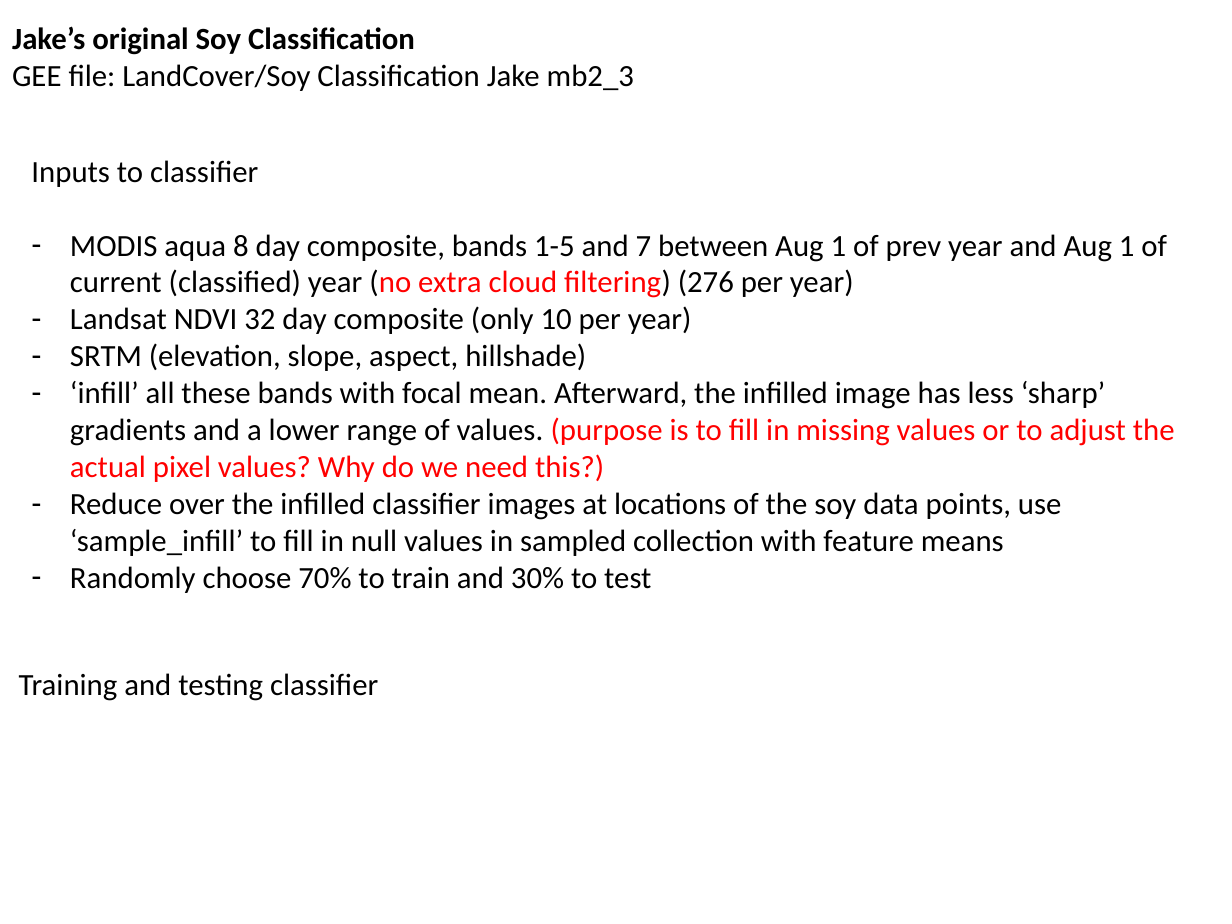
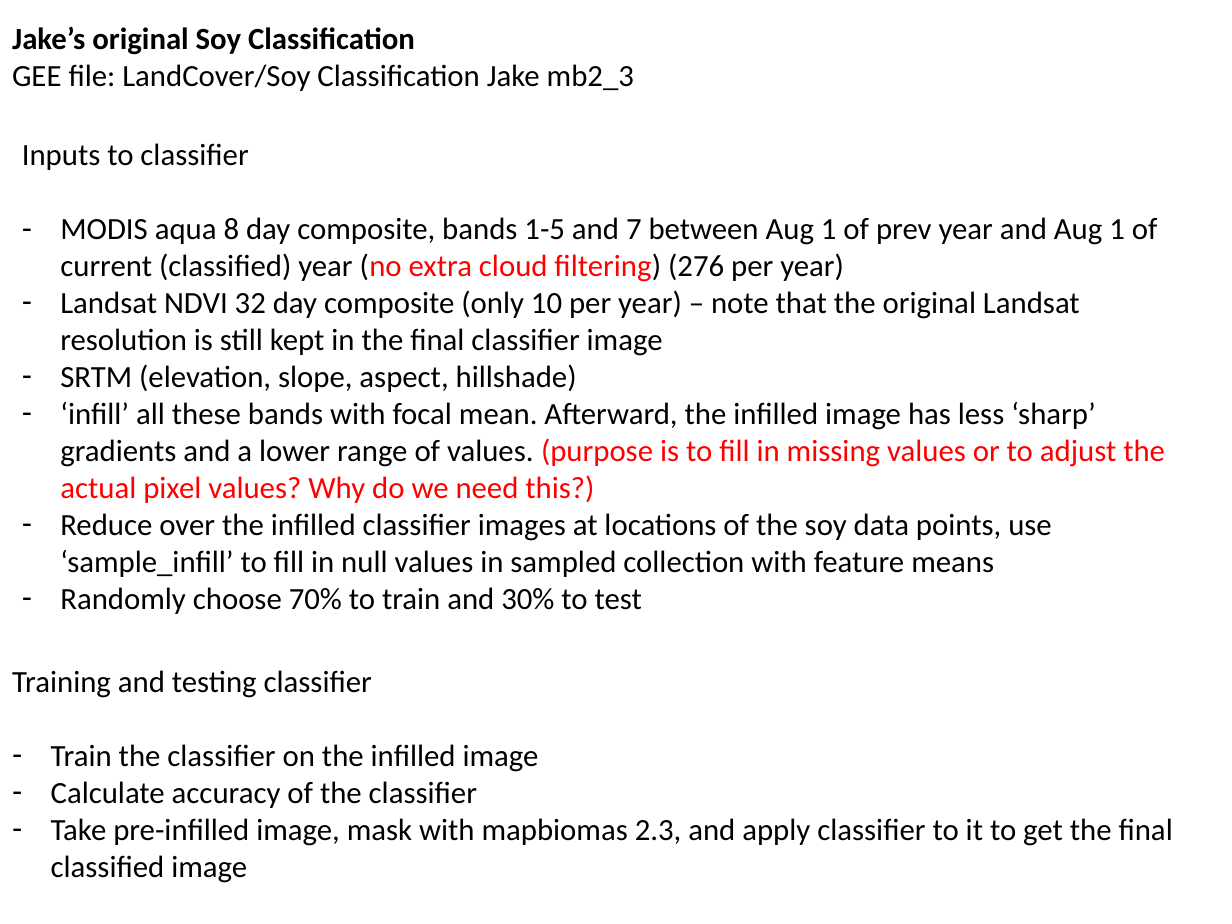
Before and after one commit to minghui-zhang/Meeting, a slide deck: slide 5 of January 19 2019.pptx. Drawn at 1232x924 pixels with LibreOffice and Linux fonts; fonts in the diff are those of the drawing. Boxes give left, top, right and bottom in pixels: in the first picture for what was removed or moved away, otherwise in the second. Text is boxed around its words. In the diff, an @@ line names an element or a change of style, - is before the commit and + after.

```diff
--- a/January 19 2019.pptx
+++ b/January 19 2019.pptx
@@ text "Inputs to classifier": place and size @@
-text "Inputs to classifier" at bbox=[31, 160, 1175, 593]
+text "Inputs to classifier" at bbox=[22, 143, 1165, 614]
@@ text at bbox=[60, 290, 1080, 356]: text changed @@
-– Landsat NDVI 32 day composite (only 10 per year)
+– Landsat NDVI 32 day composite (only 10 per year) – note that the original Landsat resolution is still kept in the final classifier image
@@ text at bbox=[51, 744, 1173, 883]: paragraphs added @@
+– Train the classifier on the infilled image
+– Calculate accuracy of the classifier
+– Take pre-infilled image, mask with mapbiomas 2.3, and apply classifier to it to get the final classified image
```
Also in this commit, not shown: 3 other slides changed, 2 slides added.
